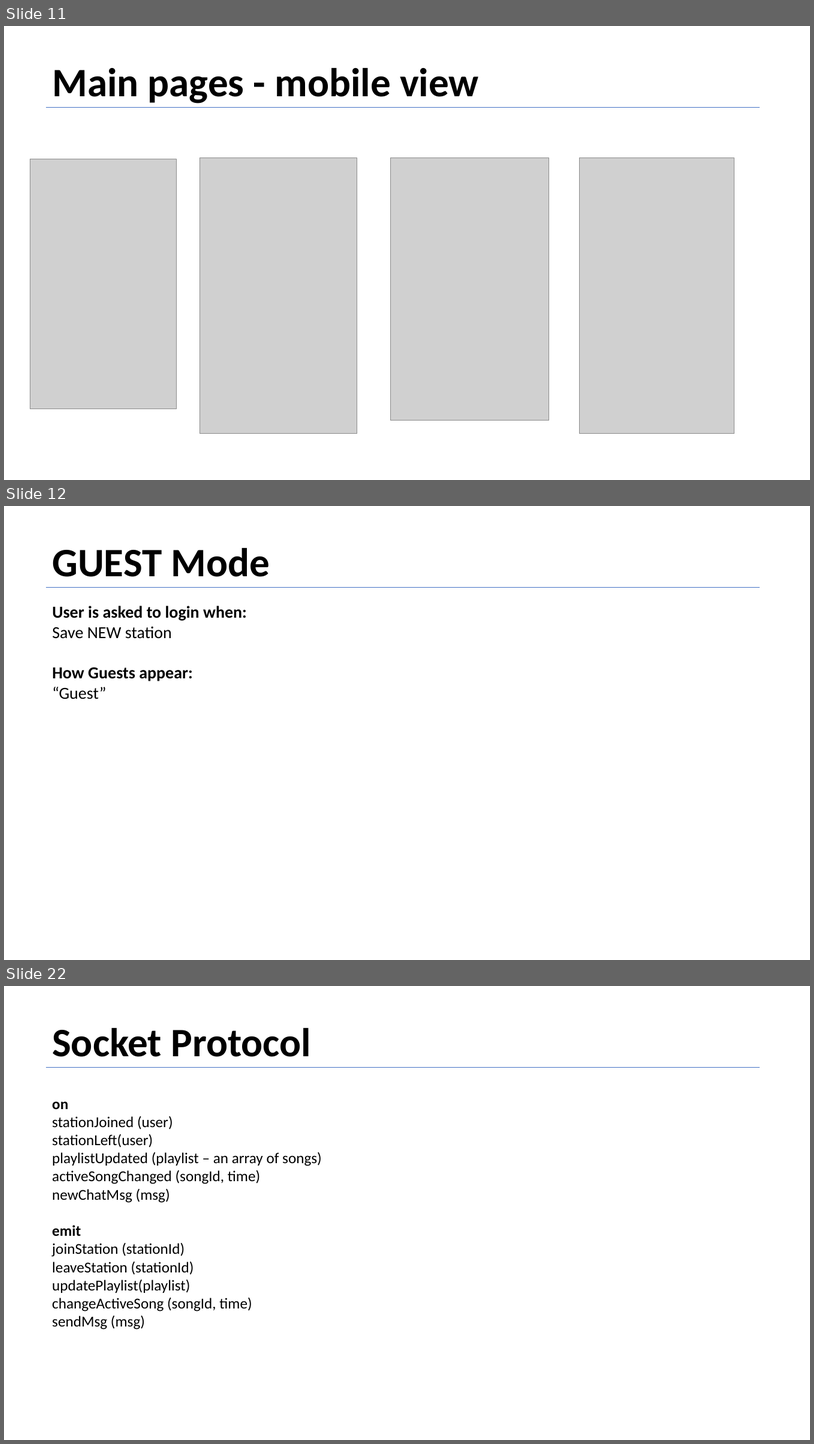
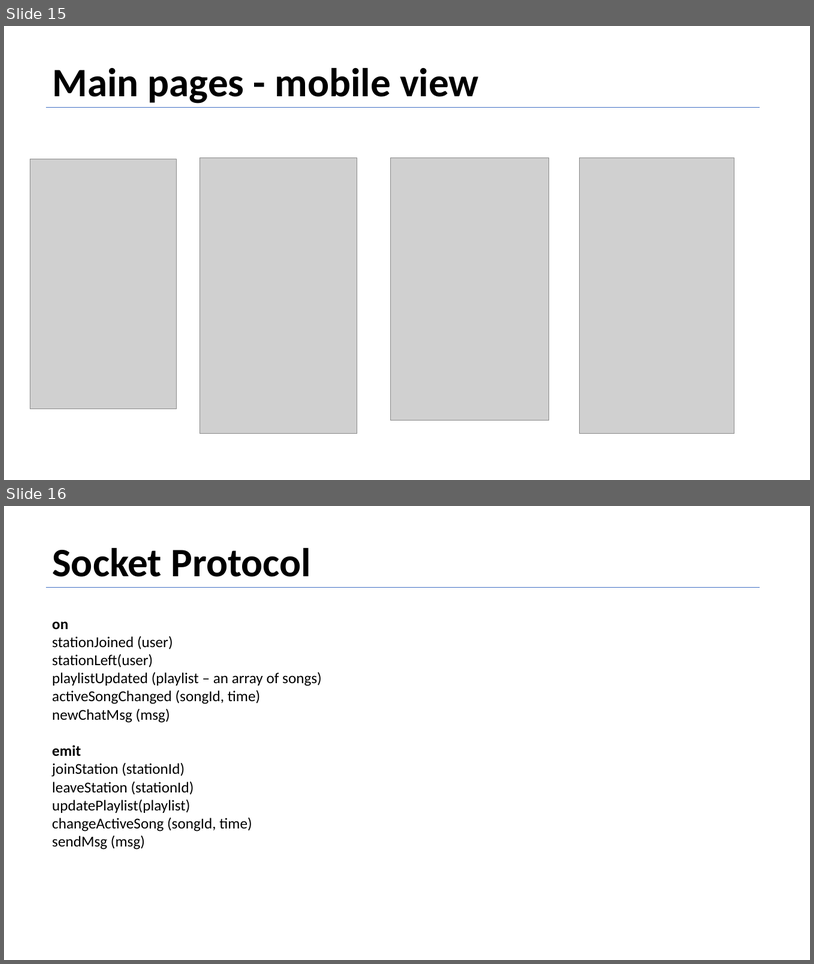
Before and after one commit to EmanuelBenHamo/Fiver-Final-Sprint, a slide deck: Product Definition Document Sample - Vybing - v1.5.pptx. Shown one above the other, each under a label of ours: slides 11, 12 and 22 before the commit, slides 15 and 16 after it; the slides between them are not shown. The pictures are 814x1444 and 814x964 pixels, drawn with LibreOffice and Linux fonts; fonts in the diff are those of the drawing; grey boxes stand for pictures. Boxes give left, top, right and bottom in pixels: in the first picture for what was removed or moved away, otherwise in the second. Text is boxed around its words. In the diff, an @@ line names an element or a change of style, - is before the commit and + after.

```diff
--- a/Product Definition Document Sample - Vybing - v1.5.pptx
+++ b/Product Definition Document Sample - Vybing - v1.5.pptx
@@ slide 12 removed at <box>4,506,810,960</box>, background #FFFFFF @@
@@ text removed at <box>52,548,270,577</box> @@
-GUEST Mode
@@ line removed from (47, 587) to (760, 587) @@
@@ text removed at <box>52,606,247,699</box> @@
-User is asked to login when:
-Save NEW station
-How Guests appear:
-“Guest”
@@ what was slide 11 is now slide 15 @@
@@ what was slide 22 is now slide 16 @@
```
Also in this commit, not shown: 7 slides added, 12 other slides removed.
